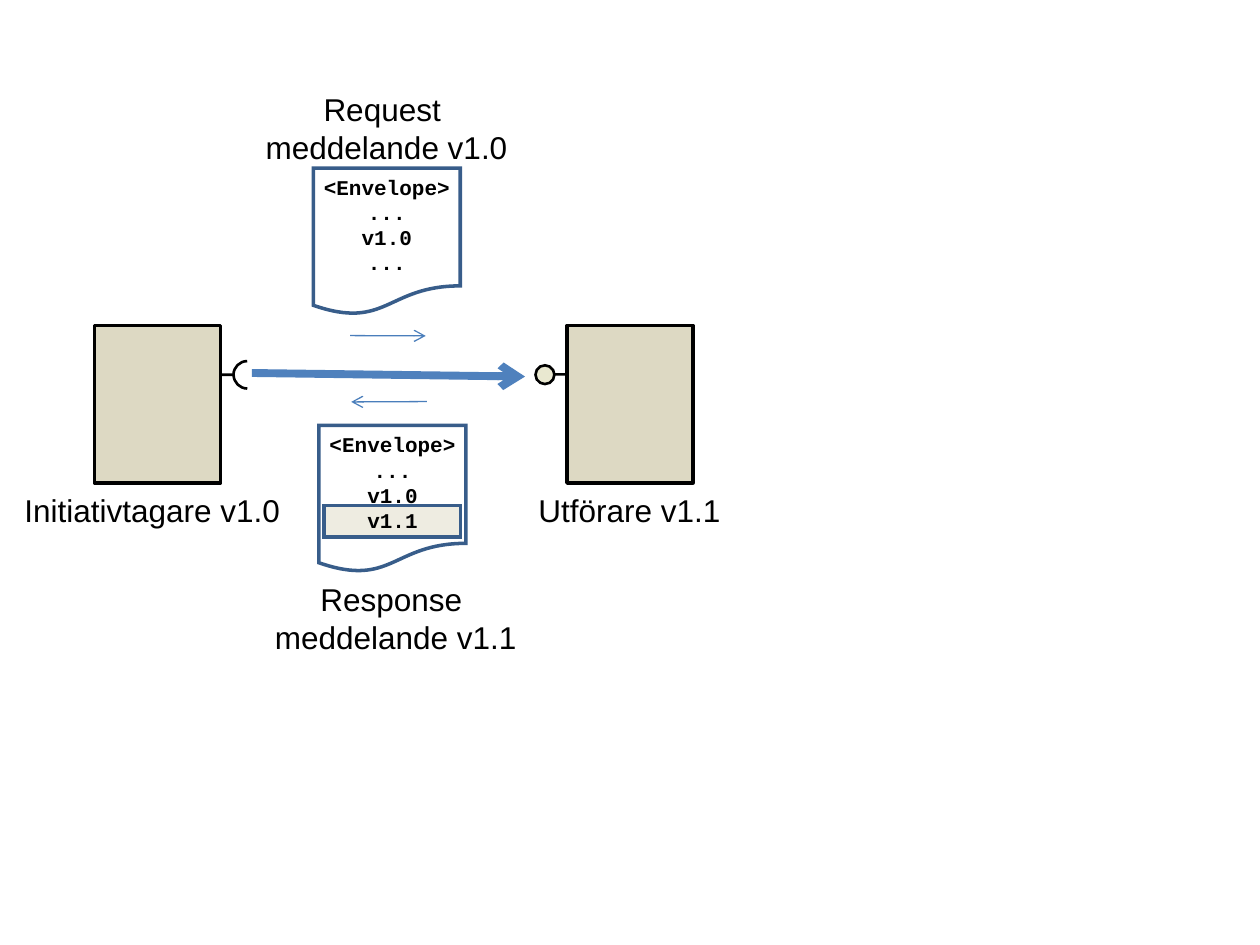
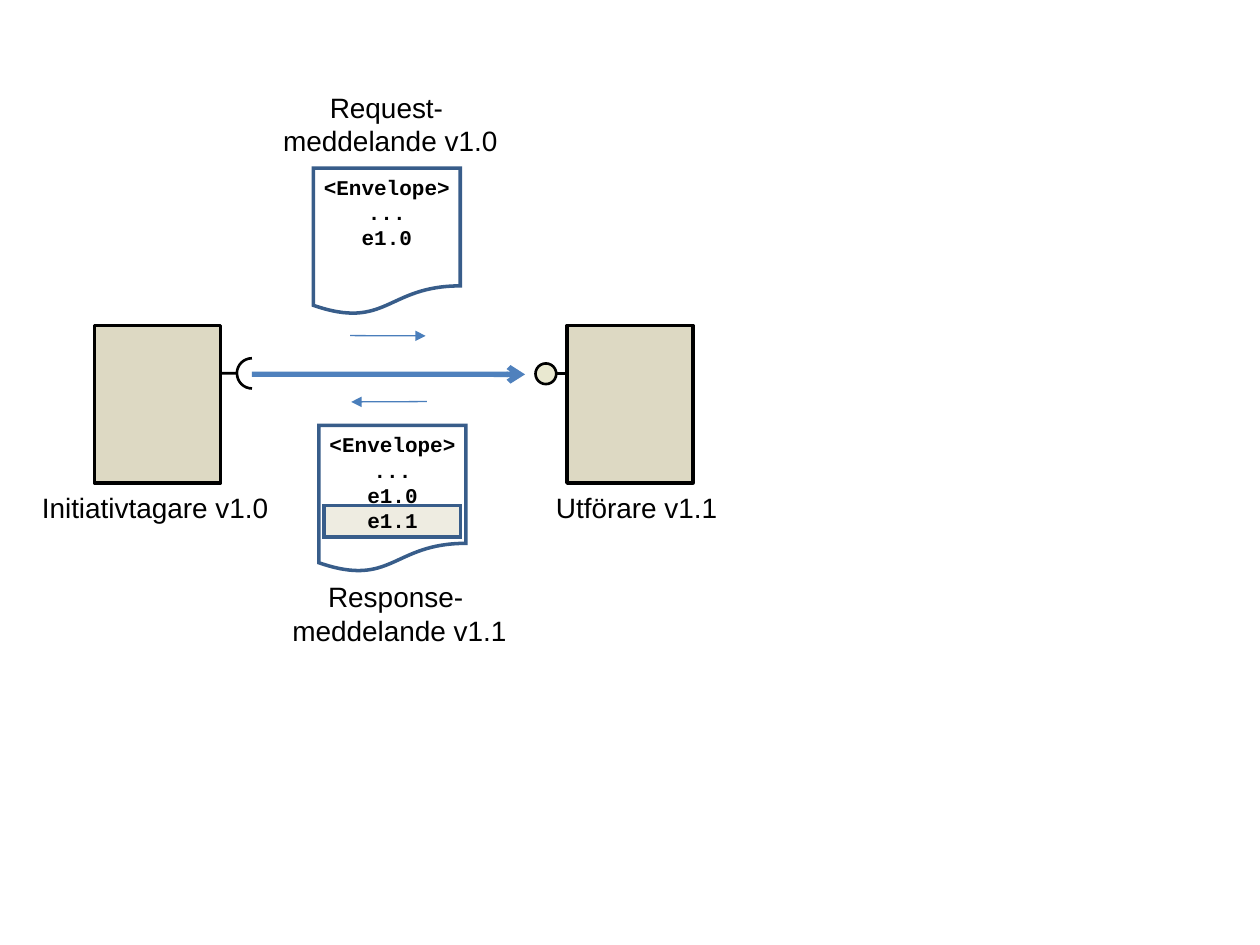
Before and after one commit to admstar/rivta, a slide deck: slide 14 of site/www/images/RIV-förvaltning, Illustrationer.ppt (slide 9 before the commit). Drawn at 1260x945 pixels with LibreOffice and Linux fonts; fonts in the diff are those of the drawing. Boxes give left, top, right and bottom in pixels: in the first picture for what was removed or moved away, otherwise in the second. Text is boxed around its words. In the diff, an @@ line names an element or a change of style, - is before the commit and + after.

```diff
--- a/site/www/images/RIV-förvaltning, Illustrationer.ppt
+++ b/site/www/images/RIV-förvaltning, Illustrationer.ppt
@@ text "Request-": place and size @@
-text "Request-" at bbox=[266, 99, 508, 160]
+text "Request-" at bbox=[283, 98, 498, 152]
@@ text at bbox=[330, 98, 443, 123]: text changed; size 18 to 16 pt @@
-Request
+Request-
@@ text at bbox=[283, 130, 498, 152]: size 18 to 16 pt in "meddelande v1.0" @@
@@ text at bbox=[362, 231, 412, 246]: text changed @@
-v1.0
-...
+e1.0
@@ freeform shape: place and size @@
-freeform shape at bbox=[233, 362, 247, 375]
+freeform shape at bbox=[237, 358, 252, 373]
@@ arrow (350, 335) - (426, 336): arrowheads changed @@
@@ line moved from (234, 374) - (199, 374) to (238, 373) - (199, 373) @@
@@ freeform shape: place and size @@
-freeform shape at bbox=[233, 374, 247, 388]
+freeform shape at bbox=[237, 373, 252, 388]
@@ arrow (252, 374) - (525, 374): stroke #4F81BD 4.51 pt to #4F81BD 3 pt @@
@@ line moved from (595, 374) - (554, 374) to (601, 373) - (556, 373) @@
@@ arrow (427, 402) - (352, 402): arrowheads changed @@
@@ text "Initiativtagare v1.0": place and size @@
-text "Initiativtagare v1.0" at bbox=[24, 499, 280, 528]
+text "Initiativtagare v1.0" at bbox=[42, 497, 268, 524]
@@ text "Initiativtagare v1.0" at bbox=[42, 497, 268, 524]: size 18 to 16 pt @@
@@ text at bbox=[367, 489, 417, 529]: text changed @@
-v1.0
-v1.1
+e1.0
+e1.1
@@ text "Utförare v1.1" at bbox=[556, 497, 717, 519]: size 18 to 16 pt @@
@@ text "Utförare v1.1": place and size @@
-text "Utförare v1.1" at bbox=[538, 499, 721, 523]
+text "Utförare v1.1" at bbox=[556, 497, 717, 519]
@@ text "Response-": place and size @@
-text "Response-" at bbox=[275, 589, 517, 650]
+text "Response-" at bbox=[292, 587, 507, 642]
@@ text at bbox=[328, 587, 463, 612]: text changed; size 18 to 16 pt @@
-Response
+Response-
@@ text at bbox=[292, 620, 507, 642]: size 18 to 16 pt in "meddelande v1.1" @@
```
Also in this commit, not shown: 2 other slides changed, 4 slides added, 11 other files.
